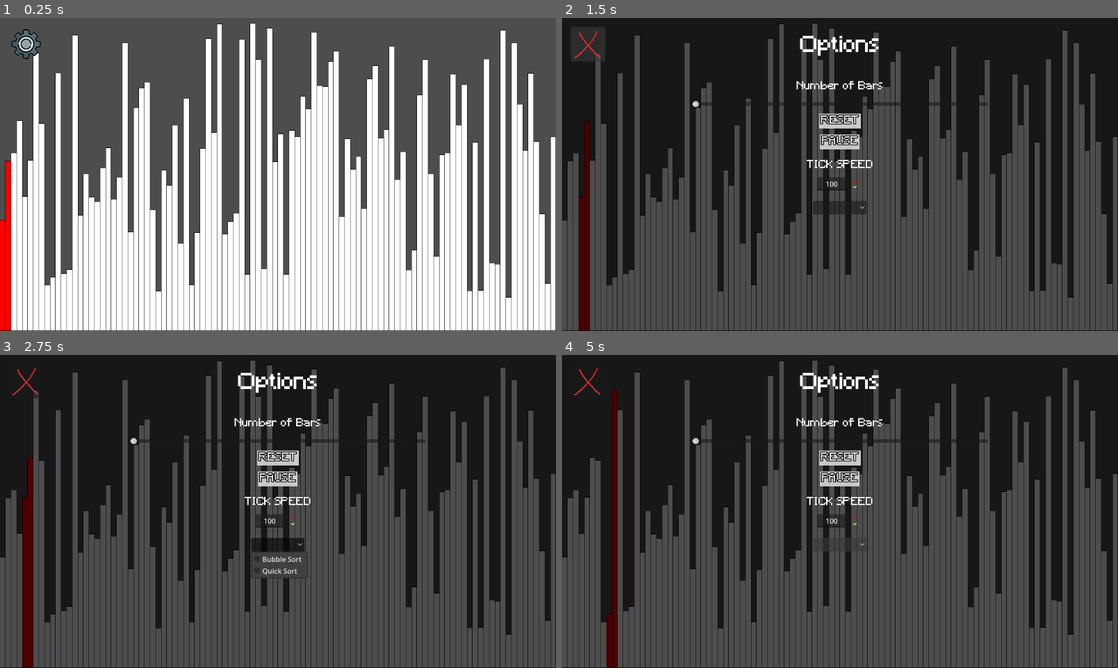
Above: before the commit, frames 1-4 (two rows, left to right).
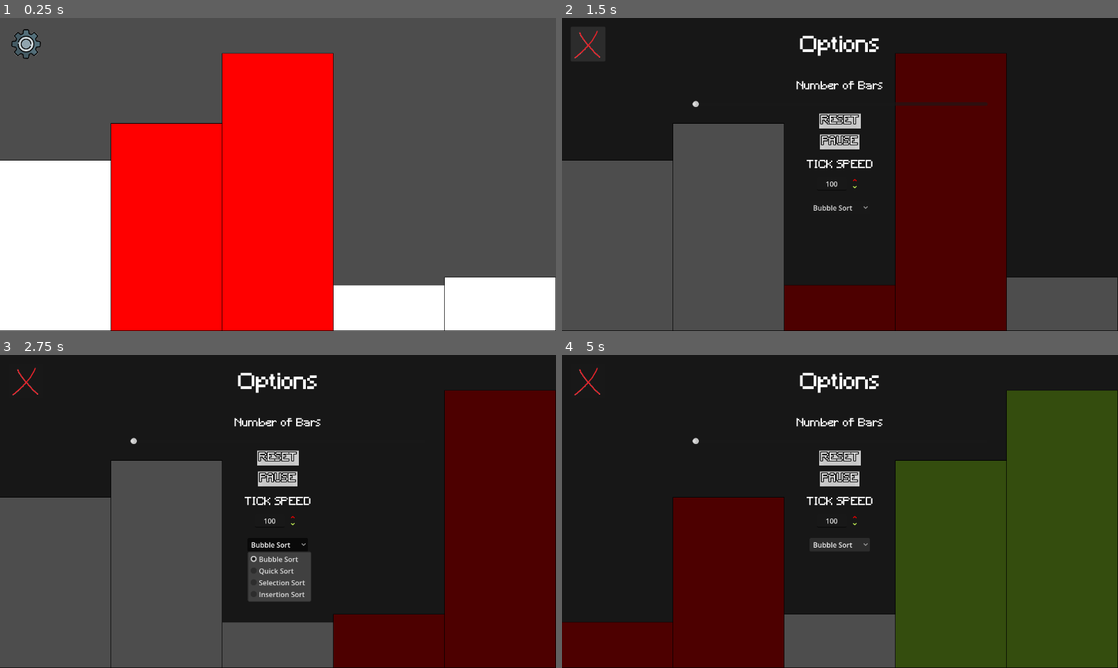
Above: after the commit, the same moments.

Repository: SpaceTurtle-git/sort-visualizer
Game: Godot game, scene res://main.tscn
Two runs of this game, one before a commit and one after it. Both use one fixed random seed, a clock stepped at 60 frames per second and the inputs below.
Inputs (mouse positions are in pixels of both pictures, inside the frame that each line leads up to):
- Up to frame 1 (0.25 s): no input
- Up to frame 2 (1.5 s): tap Enter at 0.5 s; click (589, 43) at 1.25 s
- Up to frame 3 (2.75 s): click (278, 545) at 2.02 s
- Up to frame 4 (5 s): click (840, 545) at 2.75 s, where only the run after the commit has a clickable "Bubble Sort"; click (840, 545) at 3.5 s, where only the run after the commit has a clickable "Bubble Sort"; click (840, 545) at 4.25 s, where only the run after the commit has a clickable "Bubble Sort"

The runs differ from the first frame. In frame 1, 56% of the frame differs, in the area x 0-100%, y 1-100%; in frame 2, 46%; in frame 3, 46%; in frame 4, 61%.

Commit message:
Completed ui,added 3 new sorts,More sorts to be added

Diff:
--- a/main.gd
+++ b/main.gd
@@ -1,7 +1,9 @@
 extends Node2D
 
+@onready var ui_layer = $CanvasLayer
+
 var data = []
-var array_size = 100
+var array_size = 5
 var speed = 1:
 	set(value):
 		speed = value
@@ -17,14 +19,15 @@
 var is_paused = false
 var to_reset = false
 
+enum SortType { BUBBLE, QUICK, SELECTION, INSERTION}
+var current_sort_type = SortType.BUBBLE
+
 # Called when the node enters the scene tree for the first time.
 func _ready() -> void:
+	ui_layer.algorithm_changed.connect(_on_algorithm_selected)
+
 	generateArray()
-	print(data)
-	#call_quick_sort()
-	#print (data)
-	await bubble_sort(data)
-	print(data)
+	run_sorter()
 
 func check_if_paused():
 	while is_paused:
@@ -37,13 +40,35 @@
 	next_active_bar = -1
 	to_reset = false
 	generateArray()
-	bubble_sort(data)
 
 func generateArray():
 	data.clear()
 	for i in range(array_size):
 		data.append(randf_range(0.1,1.0))
 	queue_redraw()
+
+func run_sorter():
+	while true:
+		# 1. Reset visual state before every sort
+		reset()
+
+		# 2. Run the chosen algorithm
+		match current_sort_type:
+			SortType.BUBBLE:
+				await bubble_sort(data)
+			SortType.QUICK:
+				await call_quick_sort()
+			SortType.SELECTION:
+				await selection_sort(data)
+			SortType.INSERTION:
+				await insertion_sort(data)
+
+		# 3. The "Idle" State
+		# After a sort finishes, we stay here until the user clicks 'Reset'
+		# or changes the algorithm (which sets to_reset = true)
+		print("Sort finished. Waiting for reset...")
+		while not to_reset:
+			await get_tree().process_frame
 
 func _draw():
 	var screen_width = get_viewport_rect().size.x
@@ -89,7 +114,6 @@
 
 			await check_if_paused()
 			if to_reset == true:
-				reset()
 				return
 
 			if data[j]>data[j+1]:
@@ -101,8 +125,7 @@
 		queue_redraw()
 		if swapped == false:
 			break
-	active_bar = -1
-	next_active_bar = -1
+	victory_sweep()
 
 func quick_sort(data,low,high):
 	if low < high:
@@ -136,3 +159,60 @@
 func call_quick_sort():
 	await quick_sort(data,0,array_size-1)
 	victory_sweep()
+
+func selection_sort(arr):
+	for i in range(array_size):
+		var min_idx = i
+		for j in range(i + 1, array_size):
+			active_bar = j
+			next_active_bar = min_idx
+
+			if to_reset:
+				return
+			await check_if_paused()
+
+			if arr[j] < arr[min_idx]:
+				min_idx = j
+
+			queue_redraw()
+			await get_tree().create_timer(tick_speed).timeout
+
+		swap(arr, min_idx, i)
+		sorted_bars.append(i)
+	victory_sweep()
+
+func insertion_sort(arr):
+	for i in range(1, array_size):
+		var key = arr[i]
+		var j = i - 1
+
+		# Highlight the bar we are currently trying to place
+		active_bar = i
+
+		while j >= 0 and arr[j] > key:
+			next_active_bar = j
+
+			if to_reset:
+				return
+			await check_if_paused()
+
+			# Shift the bar over
+			arr[j + 1] = arr[j]
+			j -= 1
+
+			queue_redraw()
+			await get_tree().create_timer(tick_speed).timeout
+
+		# Place the bar in its final home for this pass
+		arr[j + 1] = key
+
+		sorted_bars.append(i)
+		queue_redraw()
+	victory_sweep()
+
+#SIGNALS \\\\\\\\\\\
+func _on_algorithm_selected(index: int):
+	# This function runs automatically when the signal is emitted
+	current_sort_type = index as SortType
+	to_reset = true # This breaks the current 'await' loop to restart
+	print("Main: Algorithm changed to: ", current_sort_type)
--- a/main.tscn
+++ b/main.tscn
@@ -81,7 +81,7 @@
 [node name="numberOfBars" type="HSlider" parent="CanvasLayer/PanelContainer/MarginContainer/VBoxContainer/MarginContainer2" unique_id=1058411738]
 layout_mode = 2
 min_value = 5.0
-max_value = 500.0
+max_value = 300.0
 step = 5.0
 value = 5.0
 
@@ -150,15 +150,20 @@
 layout_mode = 2
 theme_override_constants/margin_top = 20
 
-[node name="sortingAlgorithmsMenu2" type="OptionButton" parent="CanvasLayer/PanelContainer/MarginContainer/VBoxContainer/MarginContainer7" unique_id=698497553]
+[node name="sortingAlgorithmsMenu" type="OptionButton" parent="CanvasLayer/PanelContainer/MarginContainer/VBoxContainer/MarginContainer7" unique_id=698497553]
 layout_mode = 2
 size_flags_horizontal = 4
 size_flags_vertical = 4
-item_count = 2
+selected = 0
+item_count = 4
 popup/item_0/text = "Bubble Sort"
 popup/item_0/id = 0
 popup/item_1/text = "Quick Sort"
 popup/item_1/id = 1
+popup/item_2/text = "Selection Sort"
+popup/item_2/id = 2
+popup/item_3/text = "Insertion Sort"
+popup/item_3/id = 3
 
 [node name="closeButton" type="Button" parent="CanvasLayer" unique_id=1379537665]
 offset_left = 20.0
@@ -183,5 +188,6 @@
 [connection signal="pressed" from="CanvasLayer/PanelContainer/MarginContainer/VBoxContainer/MarginContainer3/resetButton" to="CanvasLayer" method="_on_reset_button_pressed"]
 [connection signal="pressed" from="CanvasLayer/PanelContainer/MarginContainer/VBoxContainer/MarginContainer4/pauseButton" to="CanvasLayer" method="_on_pause_button_pressed"]
 [connection signal="value_changed" from="CanvasLayer/PanelContainer/MarginContainer/VBoxContainer/MarginContainer5/speedBox" to="CanvasLayer" method="_on_speed_box_value_changed"]
+[connection signal="item_selected" from="CanvasLayer/PanelContainer/MarginContainer/VBoxContainer/MarginContainer7/sortingAlgorithmsMenu" to="CanvasLayer" method="_on_sorting_algorithms_menu_item_selected"]
 [connection signal="pressed" from="CanvasLayer/closeButton" to="CanvasLayer" method="_on_close_button_pressed"]
 [connection signal="pressed" from="settingsButton" to="CanvasLayer" method="_on_settings_button_pressed"]
--- a/new_script.gd
+++ b/new_script.gd
@@ -1,7 +1,14 @@
 extends Node2D
 
+@onready var ui_layer = $CanvasLayer
+
 var data = []
-var array_size = 100
+var array_size = 5
+var speed = 1:
+	set(value):
+		speed = value
+		tick_speed = 1/speed
+var tick_speed = speed
 
 var active_bar = -1
 var next_active_bar = -1
@@ -9,31 +16,69 @@
 
 var sorted_bars = []
 
-@onready var screen_width = get_viewport_rect().size.x
-@onready var screen_height = get_viewport_rect().size.y
+var is_paused = false
+var to_reset = false
+
+enum SortType { BUBBLE, QUICK, SELECTION }
+var current_sort_type = SortType.BUBBLE
 
 # Called when the node enters the scene tree for the first time.
 func _ready() -> void:
+	ui_layer.algorithm_changed.connect(_on_algorithm_selected)
+
 	generateArray()
-	print(data)
-	call_quick_sort()
-	print (data)
-	#await bubble_sort(data)
-	#print(data)
+	run_sorter()
+
+func check_if_paused():
+	while is_paused:
+		await get_tree().process_frame
+
+func reset():
+	sorted_count = 0
+	sorted_bars.clear()
+	active_bar = -1
+	next_active_bar = -1
+	to_reset = false
+	generateArray()
 
 func generateArray():
 	data.clear()
 	for i in range(array_size):
-		data.append(randi_range(12,720))
+		data.append(randf_range(0.1,1.0))
 	queue_redraw()
 
+func run_sorter():
+	while true:
+		# 1. Reset visual state before every sort
+		reset()
+
+		# 2. Run the chosen algorithm
+		match current_sort_type:
+			SortType.BUBBLE:
+				await bubble_sort(data)
+			SortType.QUICK:
+				await call_quick_sort()
+			SortType.SELECTION:
+				await selection_sort(data)
+
+		# 3. The "Idle" State
+		# After a sort finishes, we stay here until the user clicks 'Reset'
+		# or changes the algorithm (which sets to_reset = true)
+		print("Sort finished. Waiting for reset...")
+		while not to_reset:
+			await get_tree().process_frame
+
 func _draw():
+	var screen_width = get_viewport_rect().size.x
+	var screen_height = get_viewport_rect().size.y
+
 	if data.is_empty():
 		print("No value in array")
 		return
-	var bar_width = float(screen_width) / array_size
+
 	for i in range(data.size()):
-		var bar_height = data[i]  # Calculate Height (Value in array)
+		var bar_height = data[i] * screen_height  # Calculate Height (Value in array)
+		var bar_width = float(screen_width) / array_size
 
 		var x_pos = i * bar_width
 		var y_pos = screen_height - bar_height  #Godot's (0,0) is TOP-LEFT.
@@ -45,7 +90,7 @@
 		var bar_color = Color.WHITE
 		if i in sorted_bars:
 			bar_color = Color.GREEN_YELLOW
-		if i >= array_size - sorted_count:
+		if i >= array_size - sorted_count:  #bubble sort exclusive
 			bar_color = Color.GREEN_YELLOW
 		if i == active_bar or i == next_active_bar:
 			bar_color = Color.RED # The bars currently being compared/moved
@@ -64,17 +109,21 @@
 		for j in range(0,array_size-i-1):
 			active_bar = j
 			next_active_bar = j + 1
+
+			await check_if_paused()
+			if to_reset == true:
+				return
+
 			if data[j]>data[j+1]:
 				swap(data,j,j+1)
 				swapped = true
 				queue_redraw()
-				await get_tree().create_timer(0.01).timeout
+				await get_tree().create_timer(tick_speed).timeout
 		sorted_count +=1
 		queue_redraw()
 		if swapped == false:
 			break
-	active_bar = -1
-	next_active_bar = -1
+	victory_sweep()
 
 func quick_sort(data,low,high):
 	if low < high:
@@ -85,13 +134,16 @@
 				i+=1
 				active_bar = j
 				next_active_bar = i
+
+				await check_if_paused()
+
 				swap(data,i,j)
 				queue_redraw()
-				await get_tree().create_timer(0.01).timeout
+				await get_tree().create_timer(tick_speed).timeout
 		swap(data,i+1,high)
 		var pi = i+1
 		sorted_bars.append(pi)
-		await get_tree().create_timer(0.01).timeout
+		await get_tree().create_timer(tick_speed).timeout
 		queue_redraw()
 		await quick_sort(data,low,pi-1)
 		await quick_sort(data,pi+1,high)
@@ -105,3 +157,30 @@
 func call_quick_sort():
 	await quick_sort(data,0,array_size-1)
 	victory_sweep()
+
+func selection_sort(arr):
+	for i in range(array_size):
+		var min_idx = i
+		for j in range(i + 1, array_size):
+			active_bar = j
+			next_active_bar = min_idx
+
+			if to_reset:
+				return
+			await check_if_paused()
+
+			if arr[j] < arr[min_idx]:
+				min_idx = j
+
+			queue_redraw()
+			await get_tree().create_timer(tick_speed).timeout
+
+		swap(arr, min_idx, i)
+		sorted_count += 1 # Update visual "green" bars
+
+#SIGNALS \\\\\\\\\\\
+func _on_algorithm_selected(index: int):
+	# This function runs automatically when the signal is emitted
+	current_sort_type = index as SortType
+	to_reset = true # This breaks the current 'await' loop to restart
+	print("Main: Algorithm changed to: ", current_sort_type)
--- a/ui_controller.gd
+++ b/ui_controller.gd
@@ -4,6 +4,8 @@
 @onready var pauseButton:Button = $PanelContainer/MarginContainer/VBoxContainer/MarginContainer4/pauseButton
 
 var barNewCount
+
+signal algorithm_changed(index: int)
 
 func _ready():
 	self.hide() # Start with menu hidden
@@ -40,3 +42,7 @@
 	var mainNode = get_tree().root.get_node("Node2D")
 	mainNode.speed = value
 	print("SpeedBox Used")
+
+
+func _on_sorting_algorithms_menu_item_selected(index: int) -> void:
+	algorithm_changed.emit(index)
